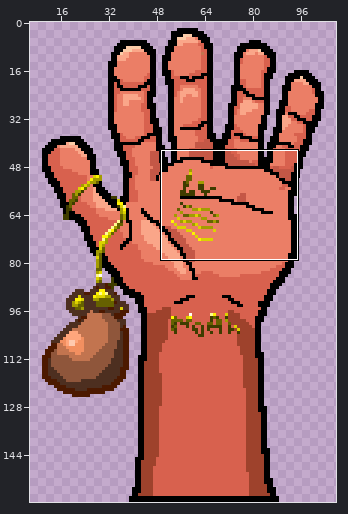
Pixel-art file: Assets/Arts/GameUI/Canvas_Border_Btn/PlayerStatusUI/HandAnim.aseprite. Above: a wide view before the commit, with the close-up outlined.
Close-up. Before the commit:
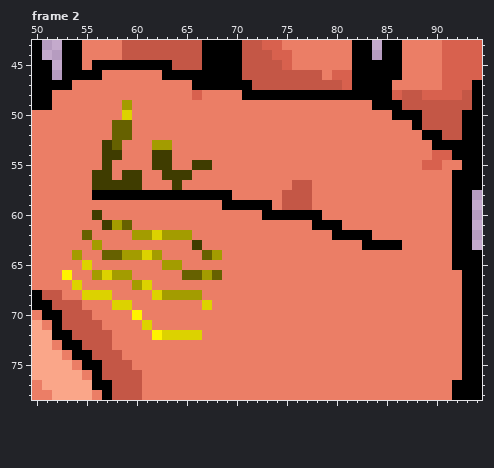
320x320 pixels, 2 frames. Shown: frame 2: x 50..94, y 43..78. The old version is drawn lined up with the new one, on the new canvas. The wide view leaves out empty margins.
After the commit:
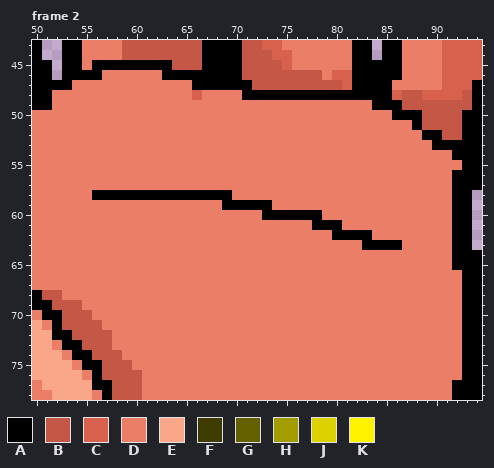
Palette (. is transparent): A #000000  B #c45746  C #d8614e  D #eb7e66  E #faa689  F #3f3c00  G #666100  H #a39c00  J #dcd200  K #fff300
Difference:
canvas 320x320 -> 112x160, the old top-left corner now at -77,-80 (the part of the old canvas that was cut away was empty and is not shown)
--- frame 2
@@ x 50..94 @@
 48 AADDDDDDDDDDDDDDCDDDDAAAAAAAAAAAAAAACBBCCCCBA
-49 AADDDDDDDHDDDDDDDDDDDDDDDDDDDDDDDDAAABBBBBBBA
-50 DDDDDDDDDJDDDDDDDDDDDDDDDDDDDDDDDDDDAAABBBBAA
-51 DDDDDDDDGGDDDDDDDDDDDDDDDDDDDDDDDDDDDDABBBBAA
-52 DDDDDDDDGGDDDDDDDDDDDDDDDDDDDDDDDDDDDDDAABBAA
-53 DDDDDDDFGDDDHHDDDDDDDDDDDDDDDDDDDDDDDDDDAAAAA
-54 DDDDDDDFFDDDFFDDDDDDDDDDDDDDDDDDDDDDDDDDCCAAA
-55 DDDDDDDFDDDDFFDDFFDDDDDDDDDDDDDDDDDDDDDCCDDAA
-56 DDDDDDFFDFFDDFFFDDDDDDDDDDDDDDDDDDDDDDDDDDAAA
-57 DDDDDDFFFFFDDDFDDDDDDDDDDDBBDDDDDDDDDDDDDDAAA
-58 DDDDDDAAAAAAAAAAAAAADDDDDBBBDDDDDDDDDDDDDDAA.
-59 DDDDDDDDDDDDDDDDDDDAAAAADBBBDDDDDDDDDDDDDDAA.
-60 DDDDDDFDDDDDDDDDDDDDDDDAAAAAADDDDDDDDDDDDDAA.
-61 DDDDDDDFHGDDDDDDDDDDDDDDDDDDAAADDDDDDDDDDDAA.
-62 DDDDDGDDDDHHJHHHDDDDDDDDDDDDDDAAAADDDDDDDDAA.
-63 DDDDDDHDDDDDDDDDFDDDDDDDDDDDDDDDDAAAADDDDDAA.
-64 DDDDHDDGGHHJHDDDDGHDDDDDDDDDDDDDDDDDDDDDDDAAA
-65 DDDDDJDDDDDDDHHDDDDDDDDDDDDDDDDDDDDDDDDDDDAAA
-66 DDDKDDHJHHDDDDDGGHGDDDDDDDDDDDDDDDDDDDDDDDDAA
-67 DDDDJDDDDDHJDDDDDDDDDDDDDDDDDDDDDDDDDDDDDDDAA
-68 ABBDDJJJDDDDJHHHHDDDDDDDDDDDDDDDDDDDDDDDDDDAA
-69 AABBBDDDJJDDDDDDDJDDDDDDDDDDDDDDDDDDDDDDDDDAA
-70 DAABBBDDDDKDDDDDDDDDDDDDDDDDDDDDDDDDDDDDDDDAA
-71 EDABBBBDDDDJDDDDDDDDDDDDDDDDDDDDDDDDDDDDDDDAA
-72 EEAABBBBDDDDKJJJJDDDDDDDDDDDDDDDDDDDDDDDDDDAA
+49 AADDDDDDDDDDDDDDDDDDDDDDDDDDDDDDDDAAABBBBBBBA
+50 DDDDDDDDDDDDDDDDDDDDDDDDDDDDDDDDDDDDAAABBBBAA
+51 DDDDDDDDDDDDDDDDDDDDDDDDDDDDDDDDDDDDDDABBBBAA
+52 DDDDDDDDDDDDDDDDDDDDDDDDDDDDDDDDDDDDDDDAABBAA
+53 DDDDDDDDDDDDDDDDDDDDDDDDDDDDDDDDDDDDDDDDAAAAA
+54 DDDDDDDDDDDDDDDDDDDDDDDDDDDDDDDDDDDDDDDDDDAAA
+55 DDDDDDDDDDDDDDDDDDDDDDDDDDDDDDDDDDDDDDDDDDDAA
+56 DDDDDDDDDDDDDDDDDDDDDDDDDDDDDDDDDDDDDDDDDDAAA
+57 DDDDDDDDDDDDDDDDDDDDDDDDDDDDDDDDDDDDDDDDDDAAA
+58 DDDDDDAAAAAAAAAAAAAADDDDDDDDDDDDDDDDDDDDDDAA.
+59 DDDDDDDDDDDDDDDDDDDAAAAADDDDDDDDDDDDDDDDDDAA.
+60 DDDDDDDDDDDDDDDDDDDDDDDAAAAAADDDDDDDDDDDDDAA.
+61 DDDDDDDDDDDDDDDDDDDDDDDDDDDDAAADDDDDDDDDDDAA.
+62 DDDDDDDDDDDDDDDDDDDDDDDDDDDDDDAAAADDDDDDDDAA.
+63 DDDDDDDDDDDDDDDDDDDDDDDDDDDDDDDDDAAAADDDDDAA.
+64 DDDDDDDDDDDDDDDDDDDDDDDDDDDDDDDDDDDDDDDDDDAAA
+65 DDDDDDDDDDDDDDDDDDDDDDDDDDDDDDDDDDDDDDDDDDAAA
+66 DDDDDDDDDDDDDDDDDDDDDDDDDDDDDDDDDDDDDDDDDDDAA
+67 DDDDDDDDDDDDDDDDDDDDDDDDDDDDDDDDDDDDDDDDDDDAA
+68 ABBDDDDDDDDDDDDDDDDDDDDDDDDDDDDDDDDDDDDDDDDAA
+69 AABBBDDDDDDDDDDDDDDDDDDDDDDDDDDDDDDDDDDDDDDAA
+70 DAABBBDDDDDDDDDDDDDDDDDDDDDDDDDDDDDDDDDDDDDAA
+71 EDABBBBDDDDDDDDDDDDDDDDDDDDDDDDDDDDDDDDDDDDAA
+72 EEAABBBBDDDDDDDDDDDDDDDDDDDDDDDDDDDDDDDDDDDAA
 73 EEDAABBBDDDDDDDDDDDDDDDDDDDDDDDDDDDDDDDDDDDAA
Boxes around the changes in both close-ups, in picture pixels (x1, y1, x2, y2):
changed: (62, 100, 222, 340)
changed: (422, 150, 452, 170)
changed: (282, 180, 312, 210)
